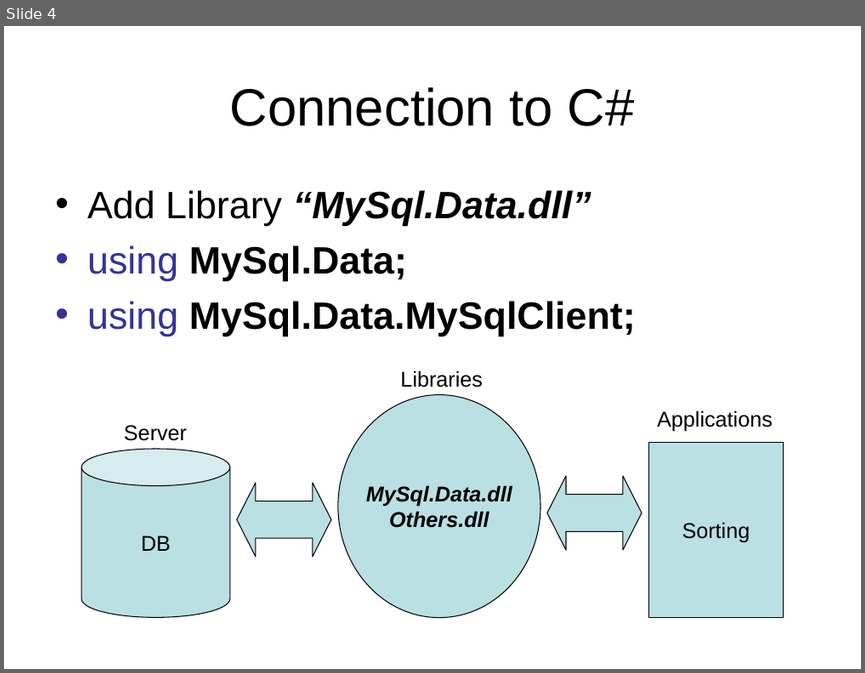
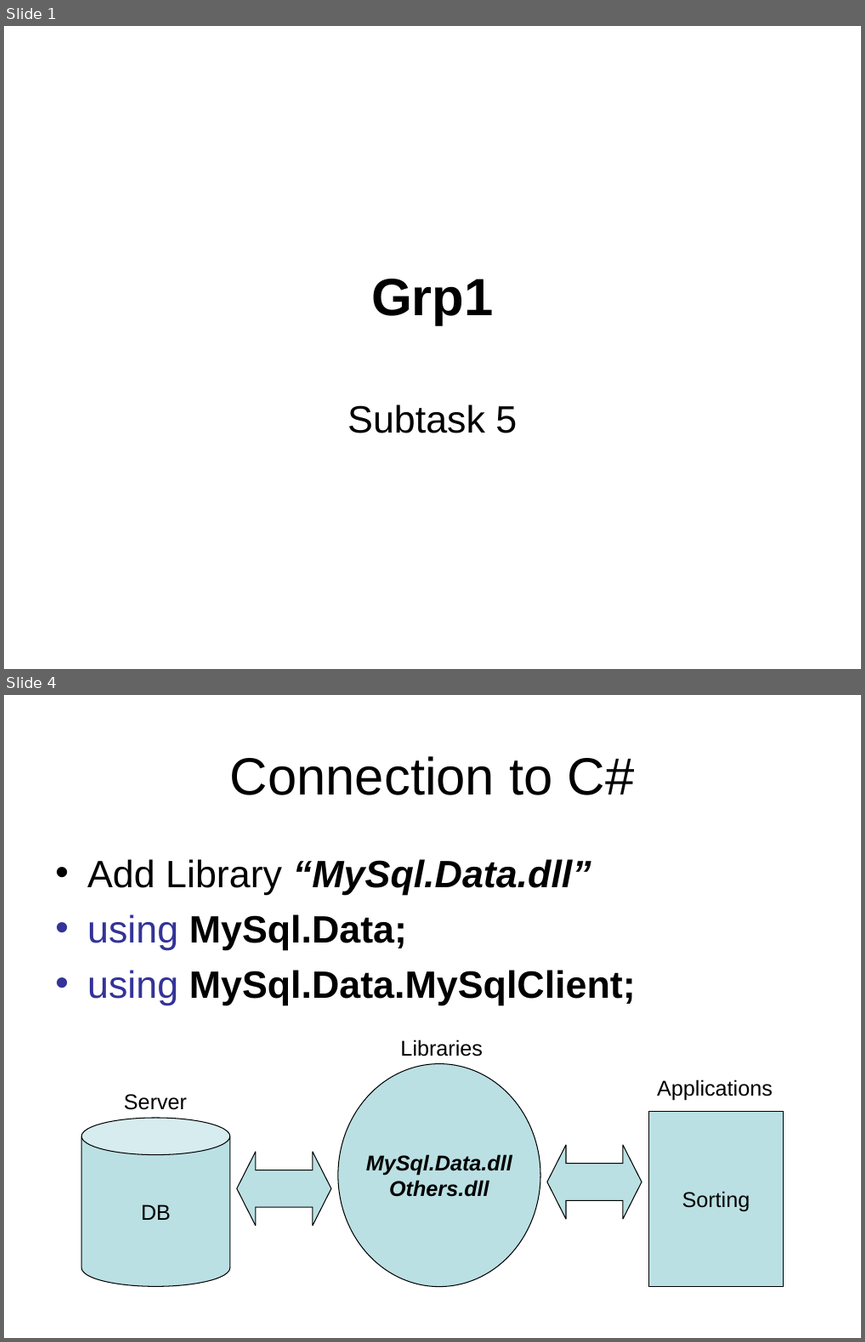
Before and after one commit to isurup/kalle-martin-group, a slide deck: RSD1/Grp1 p2.ppt. Shown one above the other, each under a label of ours: slide 4 before the commit, slides 1 and 4 after it; the slides between them are not shown. The pictures are 865x673 and 865x1342 pixels, drawn with LibreOffice and Linux fonts; fonts in the diff are those of the drawing. Boxes give left, top, right and bottom in pixels: in the first picture for what was removed or moved away, otherwise in the second. Text is boxed around its words. In the diff, an @@ line names an element or a change of style, - is before the commit and + after.

```diff
--- a/RSD1/Grp1 p2.ppt
+++ b/RSD1/Grp1 p2.ppt
@@ slide 1 added at [4, 26, 861, 669], background #FFFFFF @@
@@ title added at [371, 278, 494, 325], 44 pt, text #000000, bold @@
+Grp1
@@ subtitle added at [347, 404, 517, 433], 32 pt, text #000000 @@
+Subtask 5
```
Also in this commit, not shown: 3 slides changed, 1 slide removed.
